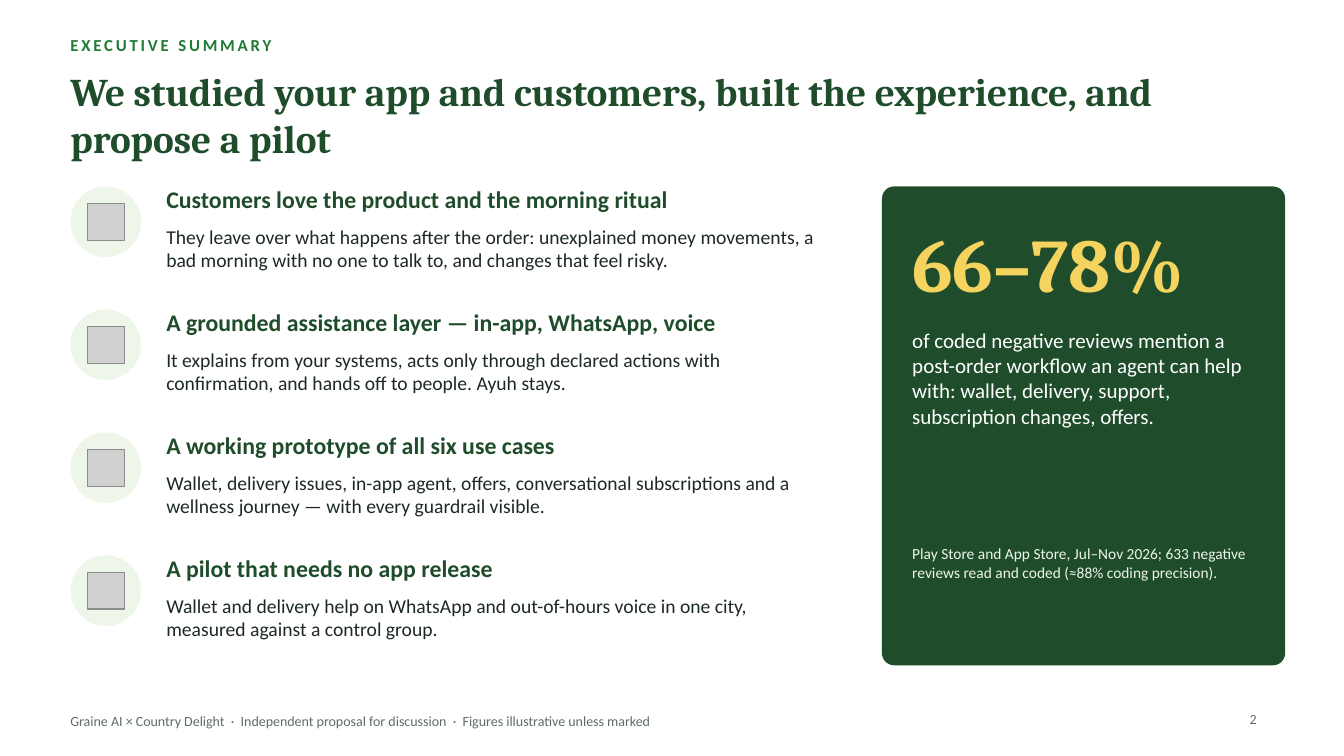
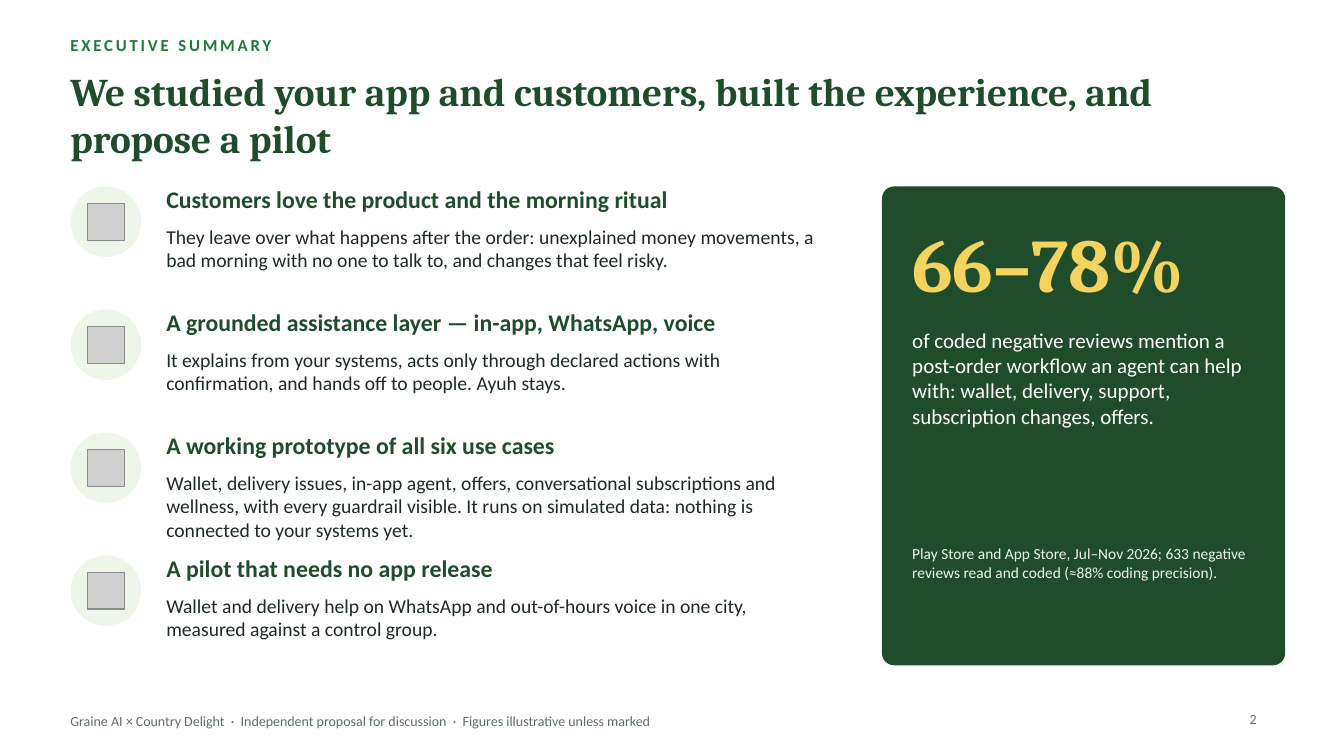
Before and after one commit to radishna07-ats/Country-Delight-Prototype, a slide deck: slide 2 of 07_Sales_Enablement/CountryDelight_Sales_Deck.pptx. Drawn at 1344x756 pixels with LibreOffice and Linux fonts; fonts in the diff are those of the drawing; grey boxes stand for pictures. Boxes give left, top, right and bottom in pixels: in the first picture for what was removed or moved away, otherwise in the second. Text is boxed around its words. In the diff, an @@ line names an element or a change of style, - is before the commit and + after.

```diff
--- a/07_Sales_Enablement/CountryDelight_Sales_Deck.pptx
+++ b/07_Sales_Enablement/CountryDelight_Sales_Deck.pptx
@@ text at box(166, 476, 776, 540): text changed @@
-Wallet, delivery issues, in-app agent, offers, conversational subscriptions and a wellness journey — with every guardrail visible.
+Wallet, delivery issues, in-app agent, offers, conversational subscriptions and wellness, with every guardrail visible. It runs on simulated data: nothing is connected to your systems yet.
```
Also in this commit, not shown: 7 other slides changed, 11 other files.
